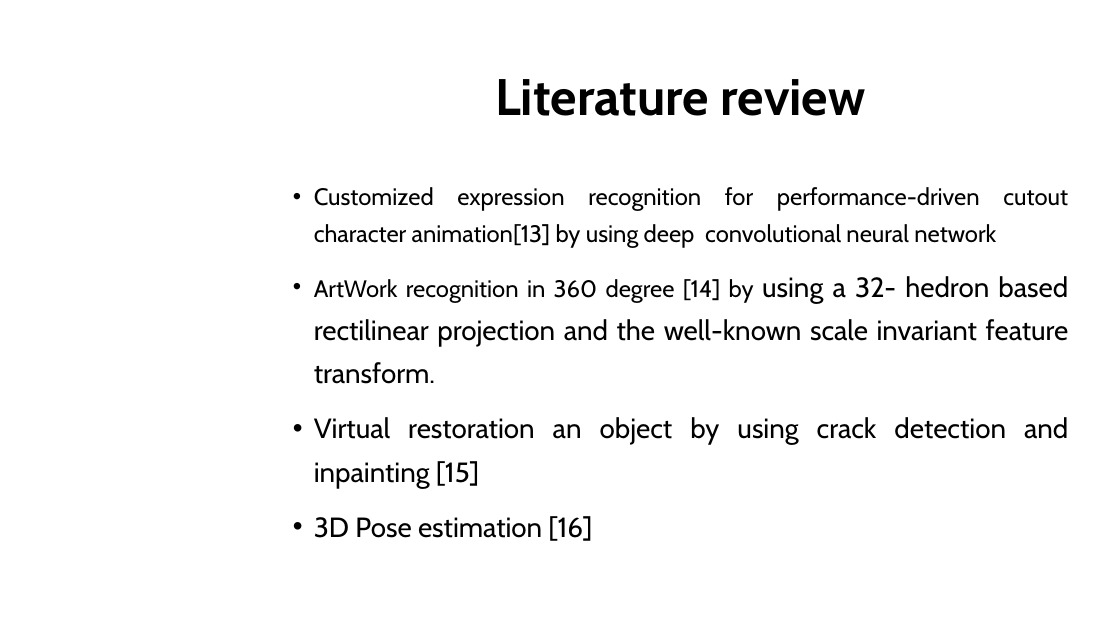
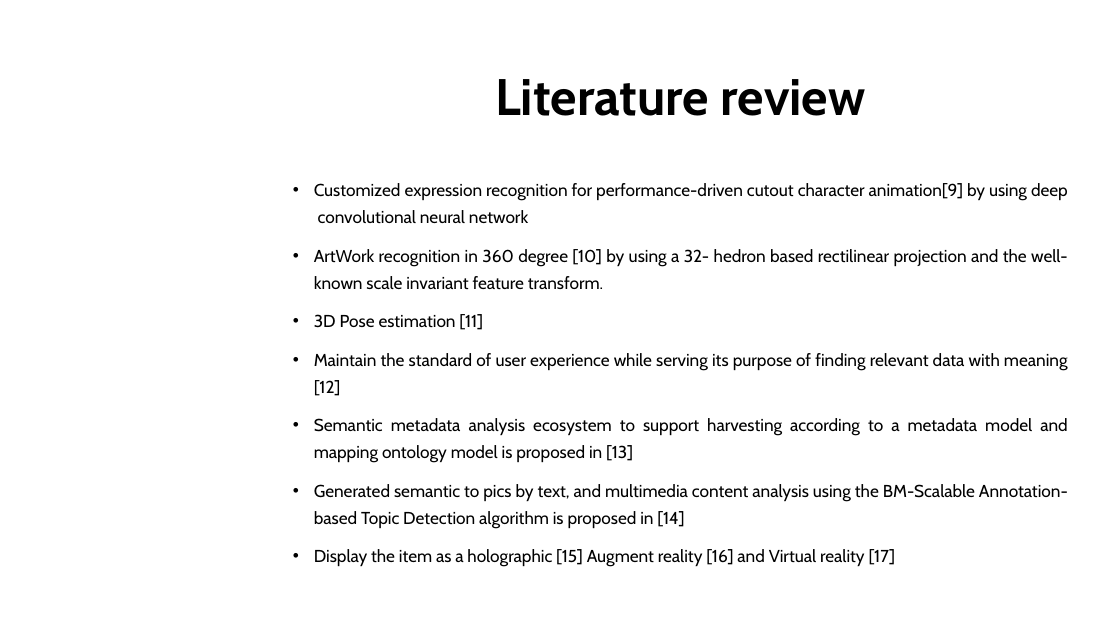
Before and after one commit to dungdovu/DGA1031, a slide deck: slide 10 of DGA1031/What is it.pptx (slide 11 before the commit). Drawn at 1120x630 pixels with LibreOffice and Linux fonts; fonts in the diff are those of the drawing; background and template pictures are left out. Boxes give left, top, right and bottom in pixels: in the first picture for what was removed or moved away, otherwise in the second. Text is boxed around its words. In the diff, an @@ line names an element or a change of style, - is before the commit and + after.

```diff
--- a/DGA1031/What is it.pptx
+++ b/DGA1031/What is it.pptx
@@ text at (314, 183, 1068, 567): text changed; size 23.8 to 14.8 pt @@
-• Customized expression recognition for performance-driven cutout character animation[13] by using deep convolutional neural network
-• ArtWork recognition in 360 degree [14] by using a 32- hedron based rectilinear projection and the well-known scale invariant feature transform.
-• Virtual restoration an object by using crack detection and inpainting [15]
-• 3D Pose estimation [16]
+• Customized expression recognition for performance-driven cutout character animation[9] by using deep convolutional neural network
+• ArtWork recognition in 360 degree [10] by using a 32- hedron based rectilinear projection and the well-known scale invariant feature transform.
+• 3D Pose estimation [11]
+• Maintain the standard of user experience while serving its purpose of finding relevant data with meaning [12]
+• Semantic metadata analysis ecosystem to support harvesting according to a metadata model and mapping ontology model is proposed in [13]
+• Generated semantic to pics by text, and multimedia content analysis using the BM-Scalable Annotation-based Topic Detection algorithm is proposed in [14]
+• Display the item as a holographic [15] Augment reality [16] and Virtual reality [17]
```
Also in this commit, not shown: 17 other slides changed, 5 slides added, 2 slides removed, 1 other file.
